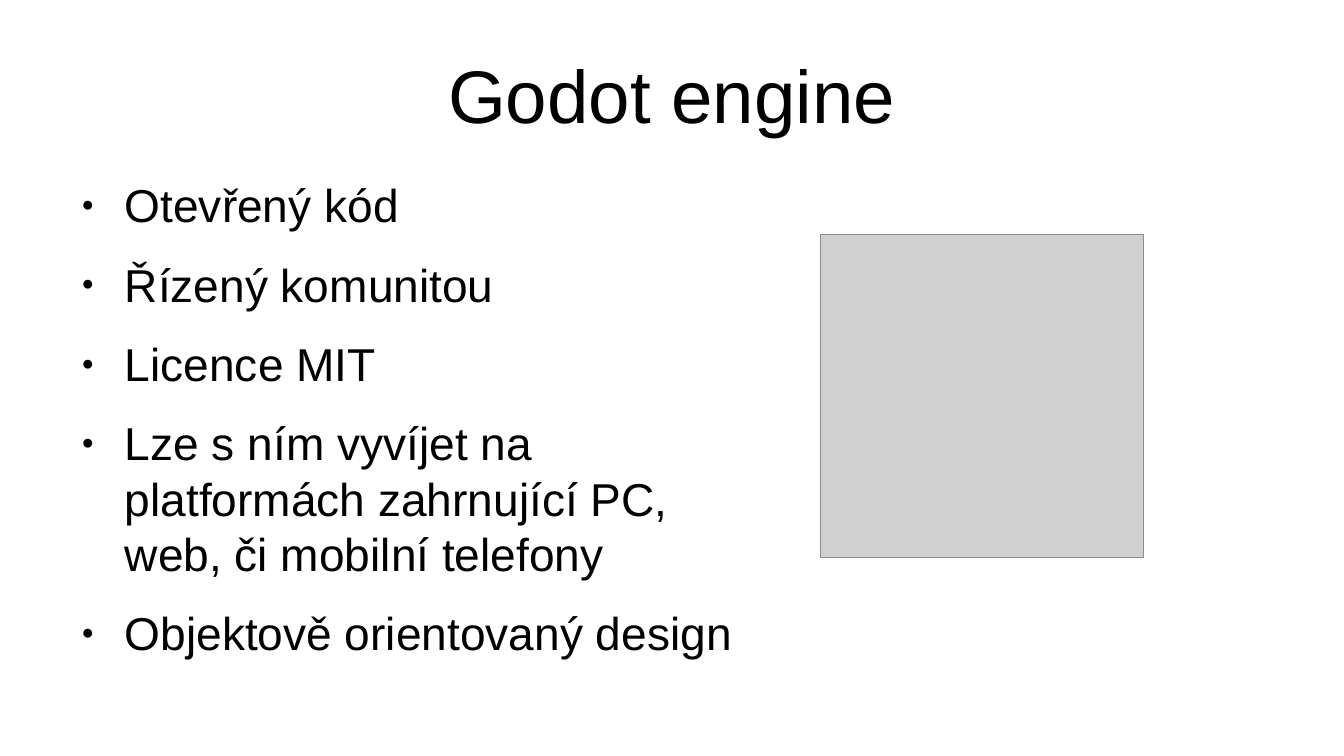
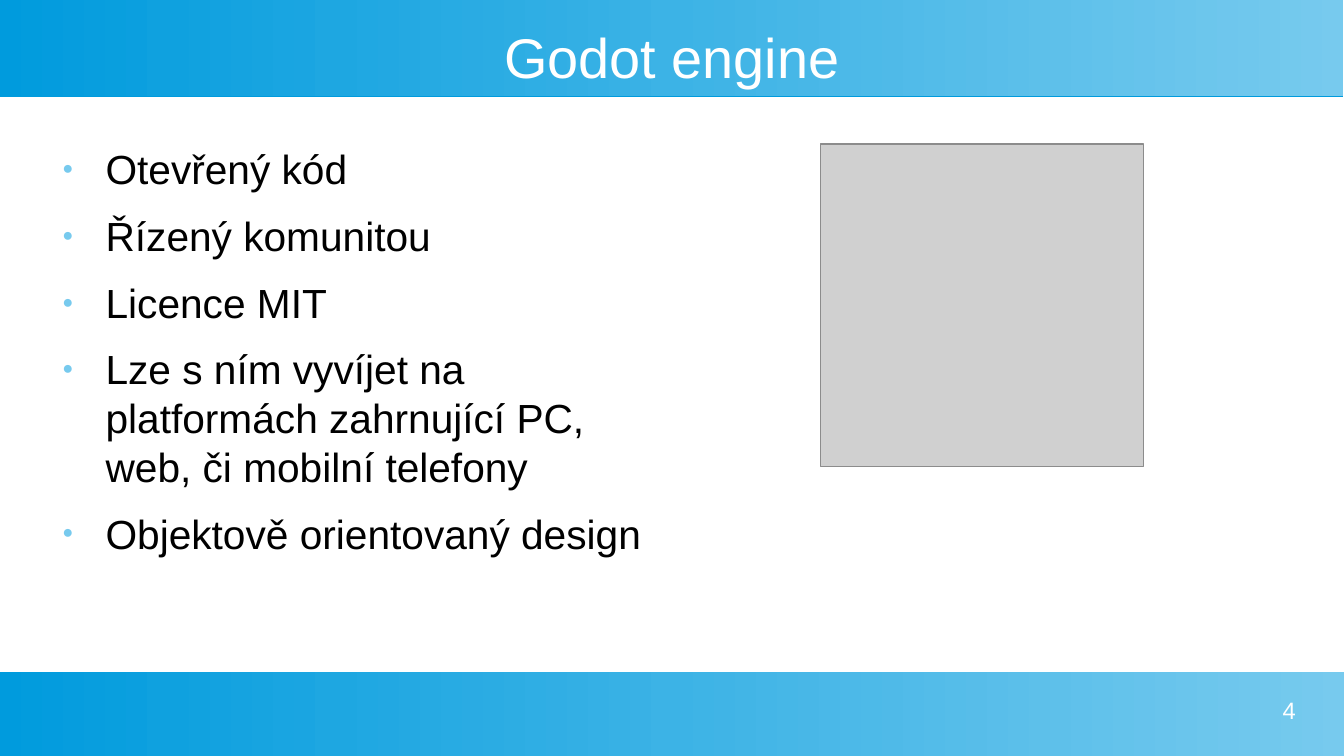
Before and after one commit to xelaxefensor/Maturitni-prace-Vyvoj-v-hernim-enginu, a slide deck: slide 4 of tusl_prezentace.odp. Drawn at 1344x756 pixels with LibreOffice and Linux fonts; fonts in the diff are those of the drawing; grey boxes stand for pictures. Boxes give left, top, right and bottom in pixels: in the first picture for what was removed or moved away, otherwise in the second. Text is boxed around its words. In the diff, an @@ line names an element or a change of style, - is before the commit and + after.

```diff
--- a/tusl_prezentace.odp
+++ b/tusl_prezentace.odp
@@ rectangle added at (x1=0, y1=0, x2=1344, y2=96), fill gradient #77CAEE to #75C9EE to #73C9ED to #71C8ED to #6FC7ED to #6EC6ED @@
@@ title "Godot engine" moved from (x1=448, y1=69, x2=895, y2=137) to (x1=504, y1=37, x2=840, y2=88) @@
@@ title "Godot engine" at (x1=504, y1=37, x2=840, y2=88): size 44 to 33 pt, text colour #000000 to #FFFFFF @@
@@ text "Otevřený kód" moved from (x1=125, y1=188, x2=732, y2=659) to (x1=106, y1=154, x2=641, y2=556) @@
@@ text "Otevřený kód" at (x1=106, y1=154, x2=641, y2=556): size 27.2 to 24 pt; less space between paragraphs; bullet colour #000000 to #77CAEE @@
@@ picture moved from (x1=821, y1=235, x2=1143, y2=557) to (x1=821, y1=144, x2=1143, y2=466) @@
@@ rectangle added at (x1=0, y1=672, x2=1344, y2=756), fill gradient #77CAEE to #75C9EE to #73C9ED to #71C8ED to #6FC7ED to #6EC6ED @@
@@ page number added at (x1=1283, y1=702, x2=1296, y2=719), 14 pt, text #FFFFFF @@
+4
```
Also in this commit, not shown: 6 other slides changed.
